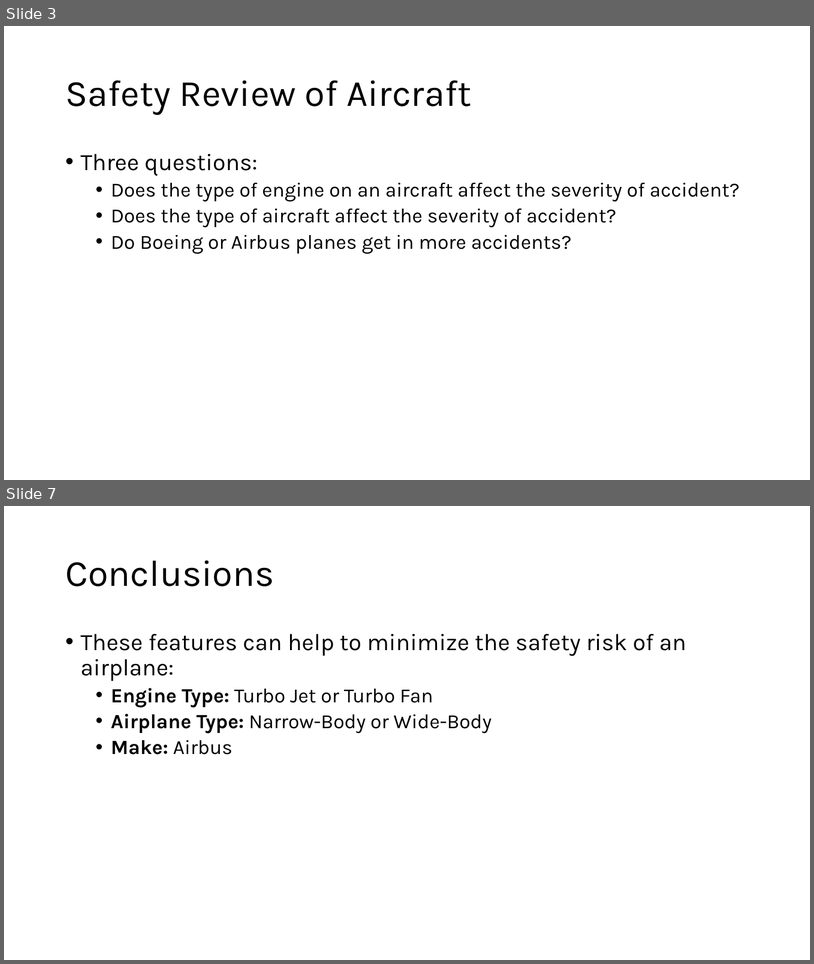
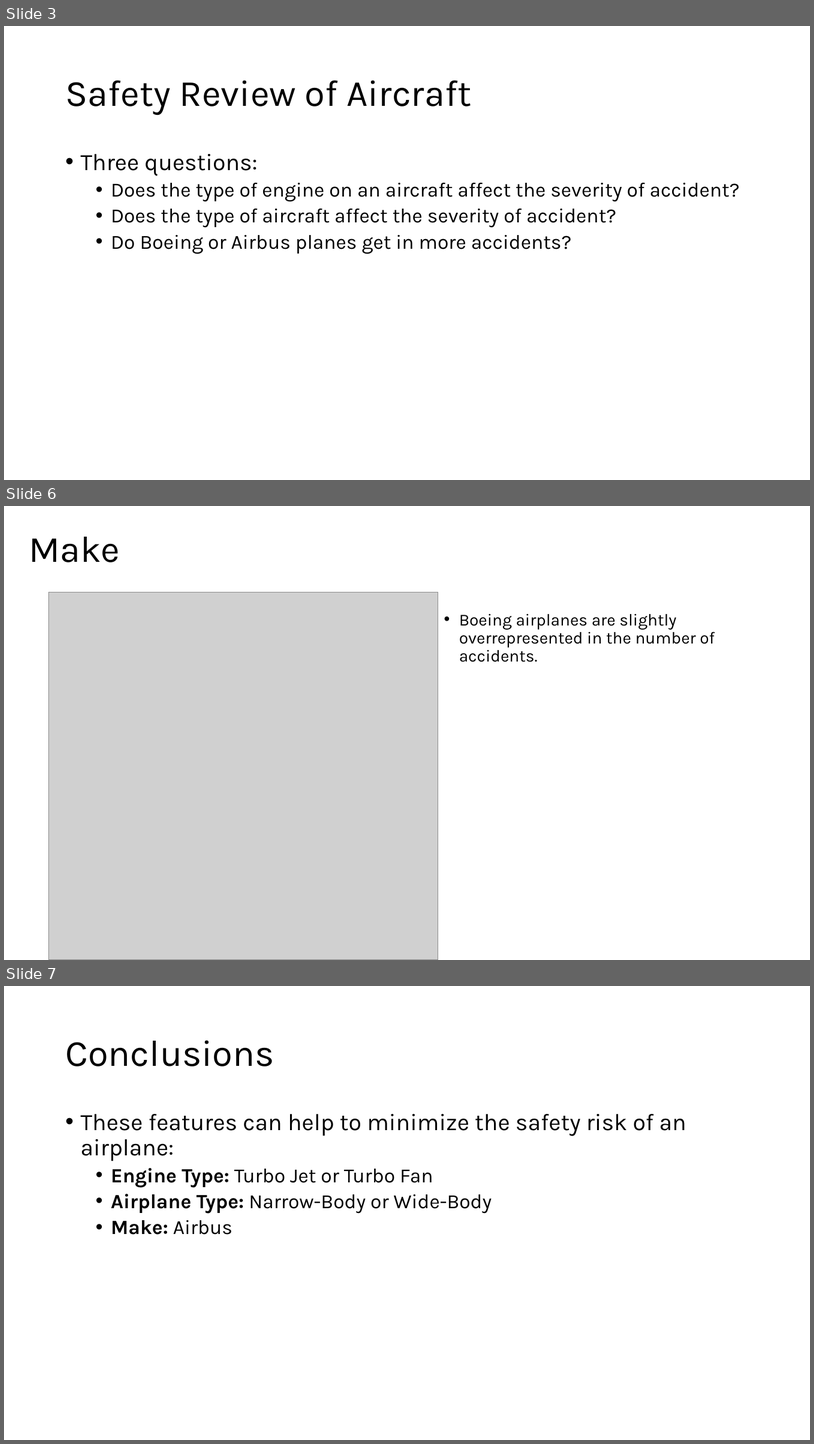
Before and after one commit to jgoett2/AirplaneRecommendations, a slide deck: Presentation.pptx. Shown one above the other, each under a label of ours: slides 3 and 7 before the commit, slides 3, 6 and 7 after it; the slides between them are not shown. The pictures are 814x964 and 814x1444 pixels, drawn with LibreOffice and Linux fonts; fonts in the diff are those of the drawing; grey boxes stand for pictures. Boxes give left, top, right and bottom in pixels: in the first picture for what was removed or moved away, otherwise in the second. Text is boxed around its words. In the diff, an @@ line names an element or a change of style, - is before the commit and + after.

```diff
--- a/Presentation.pptx
+++ b/Presentation.pptx
@@ slide 6 added at (4, 506, 810, 960), background #FFFFFF @@
@@ title added at (29, 537, 120, 562), 44 pt, text #000000 @@
+Make
@@ picture added at (49, 592, 438, 960) @@
@@ text added at (459, 613, 715, 662), 20 pt, text #000000 @@
+• Boeing airplanes are slightly overrepresented in the number of accidents.
```
Also in this commit, not shown: 2 slides changed, 1 slide removed, 1 other file.
